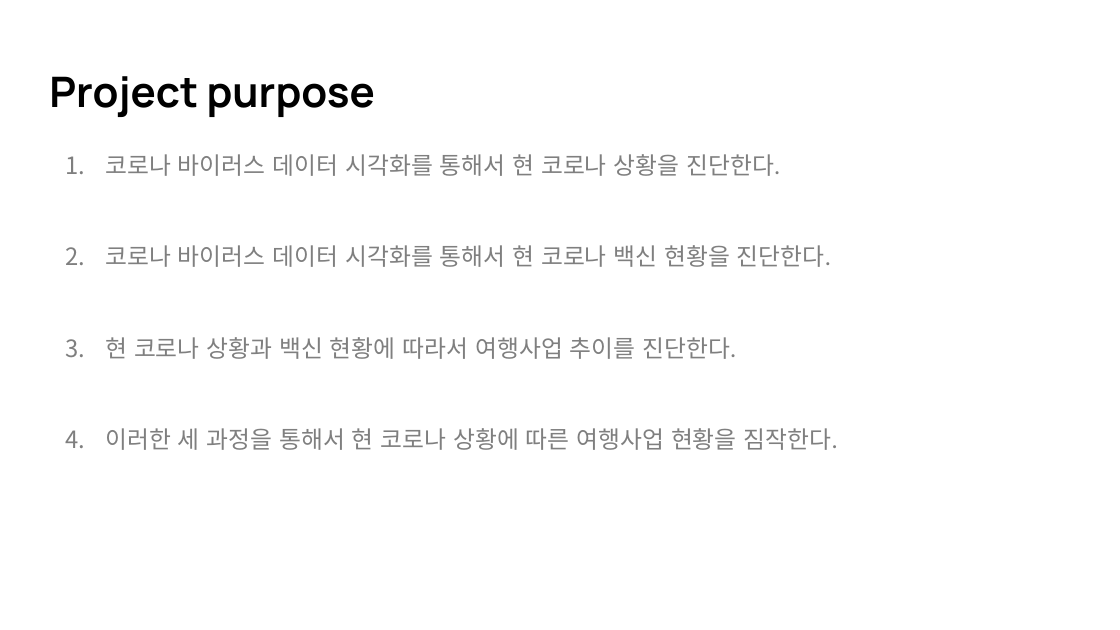
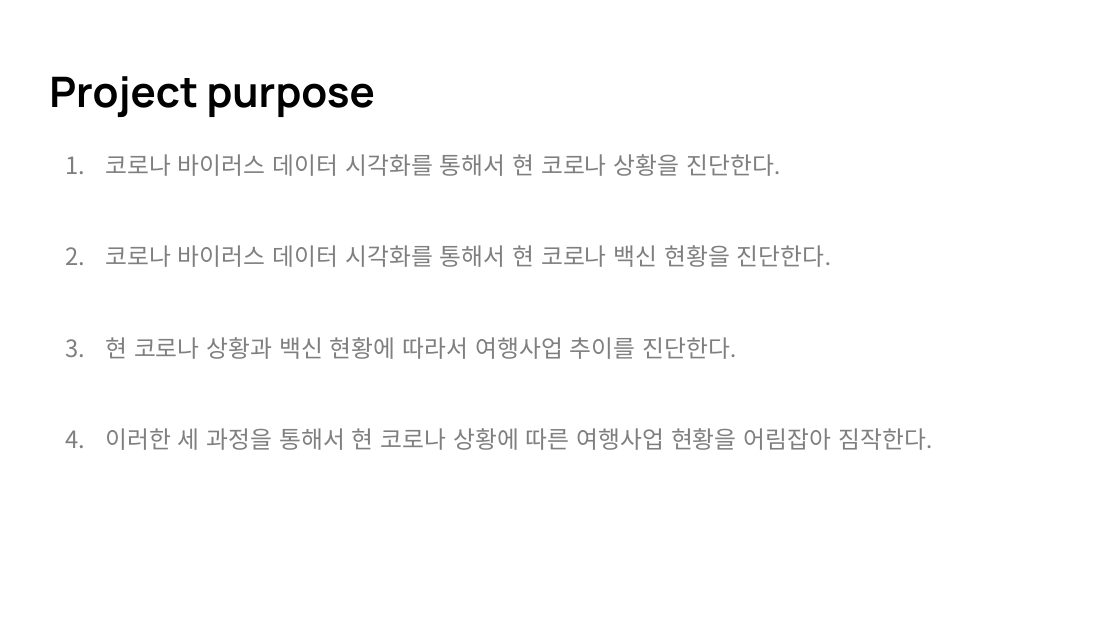
Before and after one commit to kurt7191/covid19, a slide deck: slide 6 of docs/COVID19 데이터 분석 (1).pptx. Drawn at 1120x630 pixels with LibreOffice and Linux fonts; fonts in the diff are those of the drawing. Boxes give left, top, right and bottom in pixels: in the first picture for what was removed or moved away, otherwise in the second. Text is boxed around its words. In the diff, an @@ line names an element or a change of style, - is before the commit and + after.

```diff
--- a/docs/COVID19 데이터 분석 (1).pptx
+++ b/docs/COVID19 데이터 분석 (1).pptx
@@ text at [105,428,932,450]: text changed @@
-4. 이러한 세 과정을 통해서 현 코로나 상황에 따른 여행사업 현황을 짐작한다.
+4. 이러한 세 과정을 통해서 현 코로나 상황에 따른 여행사업 현황을 어림잡아 짐작한다.
```
Also in this commit, not shown: 1 other slide changed, 1 slide added, 1 other file.
